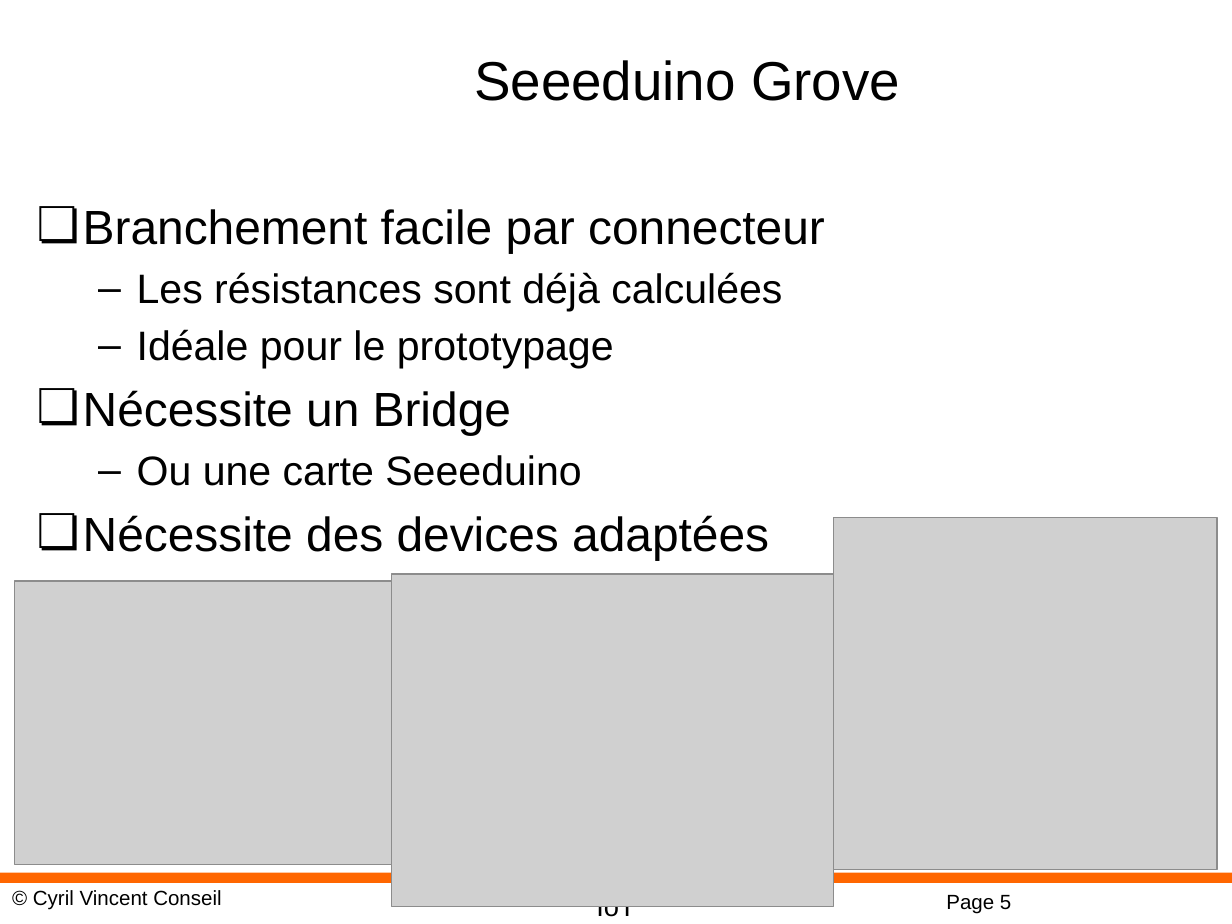
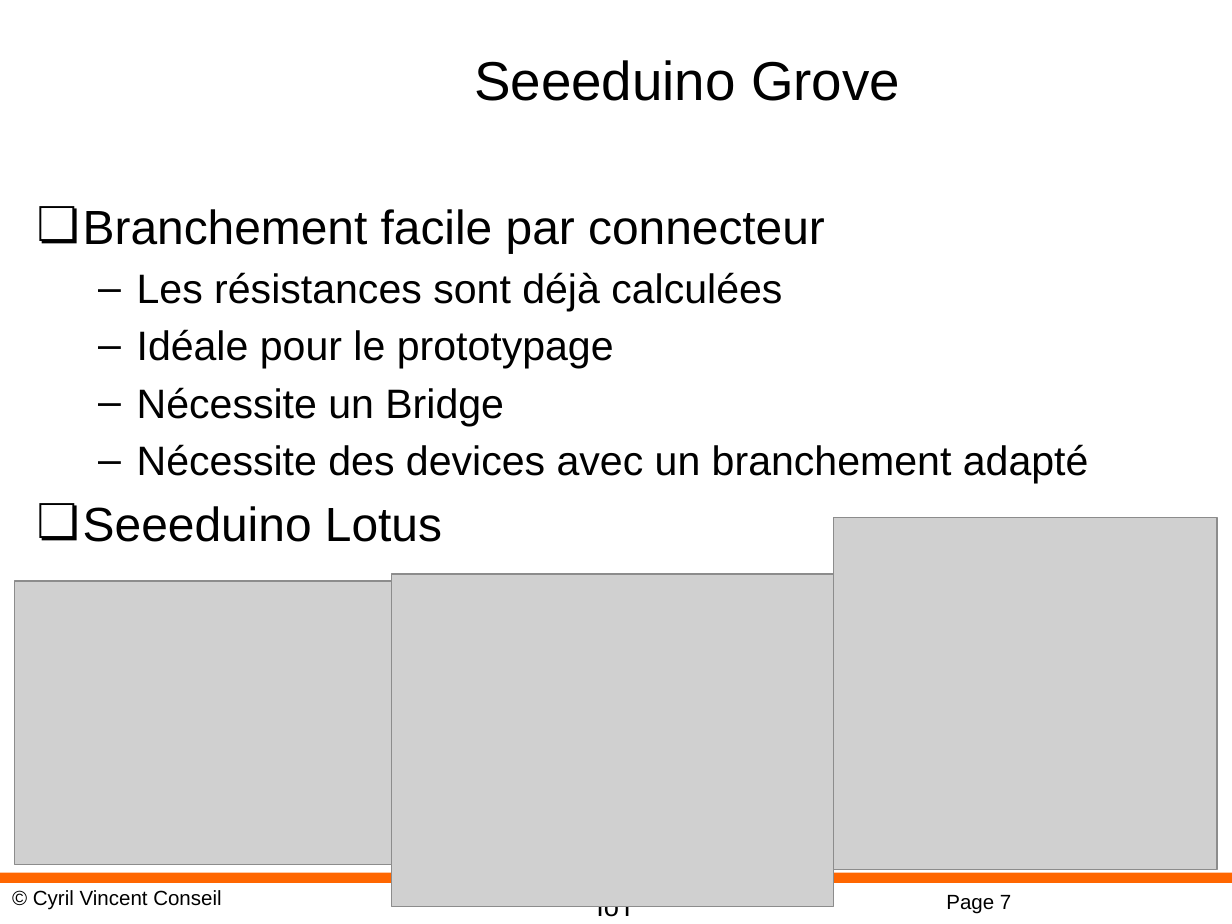
Before and after one commit to cyrilvincent/IoT, a slide deck: slide 7 of ppt/IoT04-ArduinoCabling.pptx (slide 5 before the commit). Drawn at 1232x924 pixels with LibreOffice and Linux fonts; fonts in the diff are those of the drawing; grey boxes stand for pictures; background and template pictures are left out. Boxes give left, top, right and bottom in pixels: in the first picture for what was removed or moved away, otherwise in the second. Text is boxed around its words. In the diff, an @@ line names an element or a change of style, - is before the commit and + after.

Commit message:
ppt

```diff
--- a/ppt/IoT04-ArduinoCabling.pptx
+++ b/ppt/IoT04-ArduinoCabling.pptx
@@ text at (x1=137, y1=387, x2=504, y2=426): size 28 to 24 pt in "Nécessite un Bridge"; bullet ❏ to –; list level 1 to 2 in "Nécessite un Bridge" @@
@@ text at (x1=83, y1=444, x2=1089, y2=542): text changed; size 28 to 24 pt @@
-  – Ou une carte Seeeduino
-❏ Nécessite des devices adaptées
+  – Nécessite des devices avec un branchement adapté
+❏ Seeeduino Lotus
@@ page number at (x1=946, y1=895, x2=1011, y2=914): text changed @@
-Page 5
+Page 7
```
Also in this commit, not shown: 3 slides added, 10 other files.
